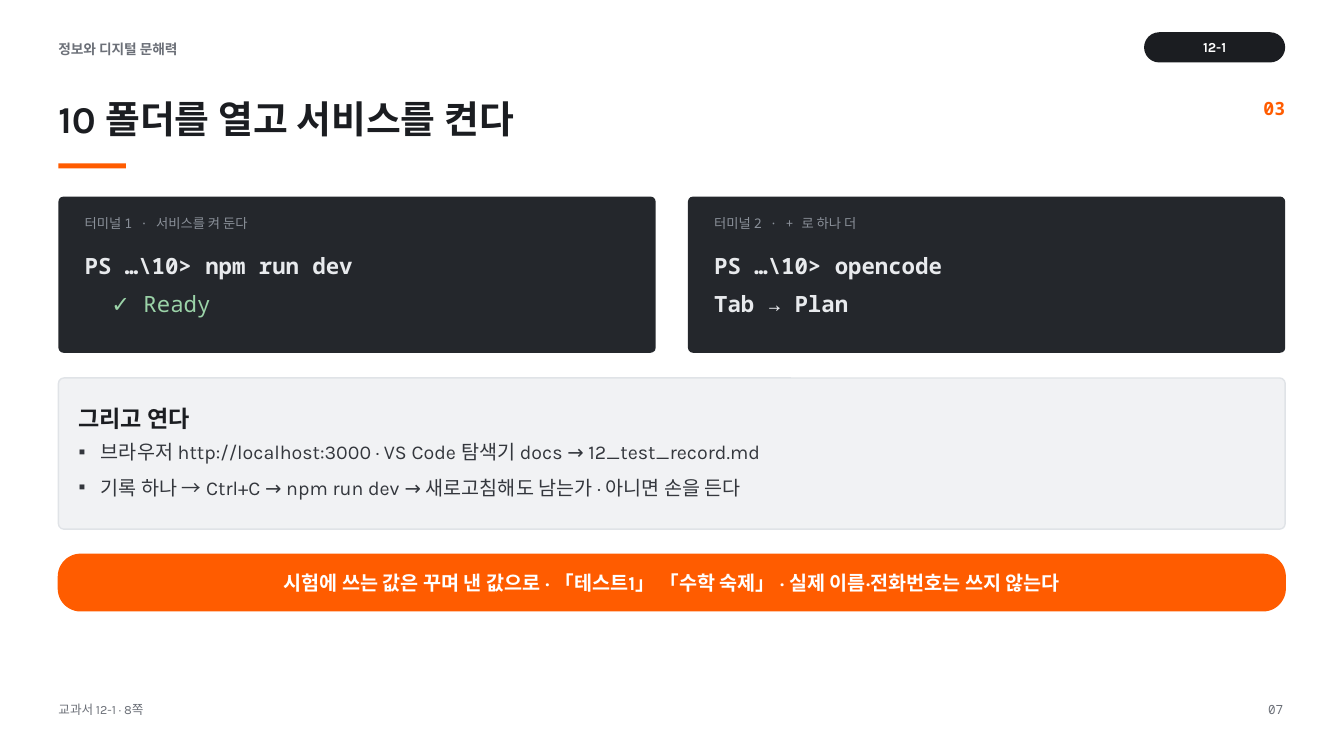
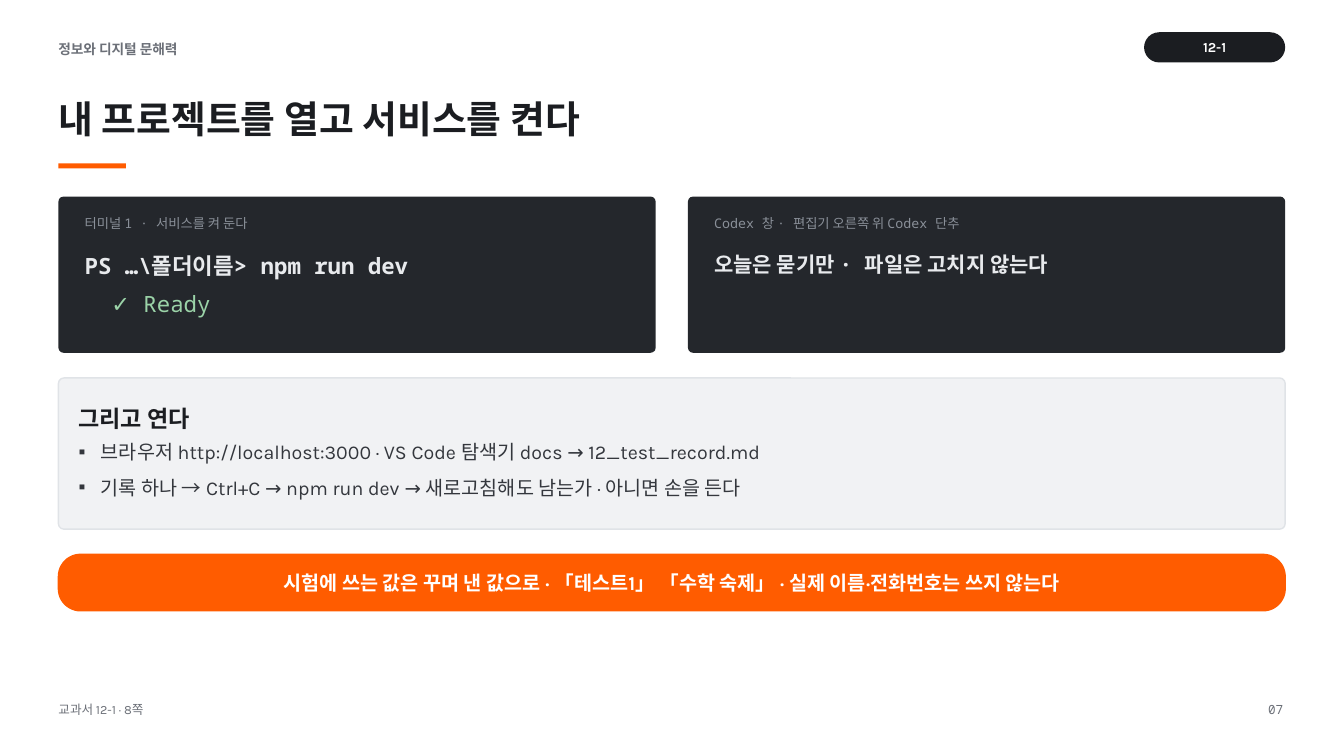
Before and after one commit to vcl-korea/2026-2nd-semester__jdh, a slide deck: slide 7 of 12/ppt/12-1_사용자_흐름으로_서비스_테스트하기.pptx. Drawn at 1344x756 pixels with LibreOffice and Linux fonts; fonts in the diff are those of the drawing. Boxes give left, top, right and bottom in pixels: in the first picture for what was removed or moved away, otherwise in the second. Text is boxed around its words. In the diff, an @@ line names an element or a change of style, - is before the commit and + after.

```diff
--- a/12/ppt/12-1_사용자_흐름으로_서비스_테스트하기.pptx
+++ b/12/ppt/12-1_사용자_흐름으로_서비스_테스트하기.pptx
@@ text at (58, 101, 580, 137): text changed @@
-10 폴더를 열고 서비스를 켠다
+내 프로젝트를 열고 서비스를 켠다
@@ text removed at (1263, 101, 1285, 116) @@
-03
@@ text at (714, 217, 959, 229): text changed @@
-터미널 2 · + 로 하나 더
+Codex 창 · 편집기 오른쪽 위 Codex 단추
@@ text at (85, 255, 408, 280): text changed @@
-PS …\10> npm run dev
+PS …\폴더이름> npm run dev
@@ text at (714, 254, 1048, 274): text changed; size 16 to 15 pt @@
-PS …\10> opencode
-Tab → Plan
+오늘은 묻기만 · 파일은 고치지 않는다
```
Also in this commit, not shown: 13 other slides changed, 57 other files.
